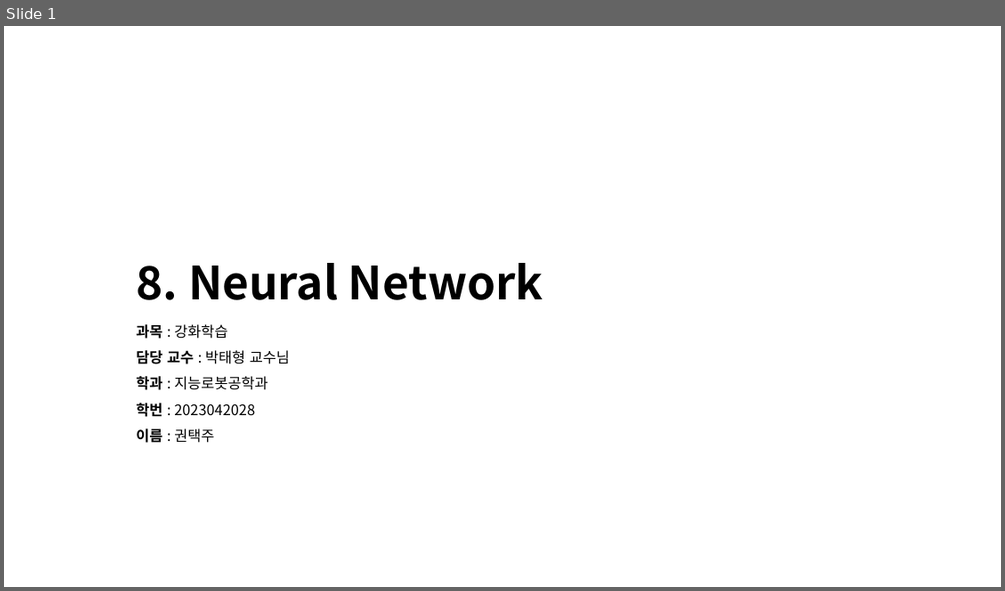
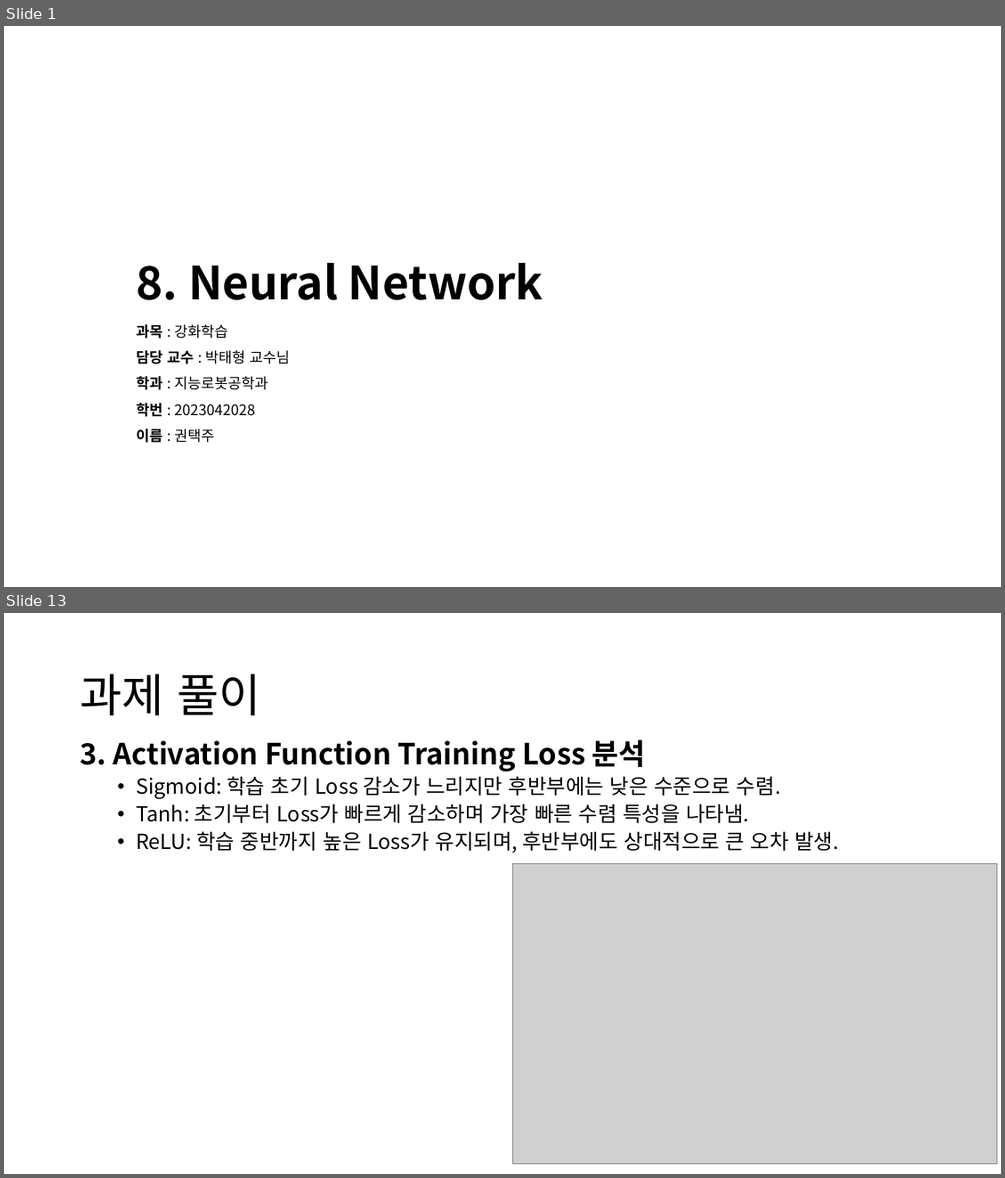
Before and after one commit to KweonTJ/Reinforcement_Learning, a slide deck: 8. Neural Network/8. Neural Network.pptx. Shown one above the other, each under a label of ours: slide 1 before the commit, slides 1 and 13 after it; the slides between them are not shown. The pictures are 1005x591 and 1005x1178 pixels, drawn with LibreOffice and Linux fonts; fonts in the diff are those of the drawing; grey boxes stand for pictures; background and template pictures are left out. Boxes give left, top, right and bottom in pixels: in the first picture for what was removed or moved away, otherwise in the second. Text is boxed around its words. In the diff, an @@ line names an element or a change of style, - is before the commit and + after.

```diff
--- a/8. Neural Network/8. Neural Network.pptx
+++ b/8. Neural Network/8. Neural Network.pptx
@@ slide 13 added at (x1=4, y1=613, x2=1001, y2=1174), background #FFFFFF @@
@@ title added at (x1=80, y1=674, x2=260, y2=715), 44 pt, text #000000 @@
+과제 풀이
@@ text added at (x1=80, y1=739, x2=839, y2=852), 20 pt, text #000000 @@
+3. Activation Function Training Loss 분석
+  • Sigmoid: 학습 초기 Loss 감소가 느리지만 후반부에는 낮은 수준으로 수렴.
+  • Tanh: 초기부터 Loss가 빠르게 감소하며 가장 빠른 수렴 특성을 나타냄.
+  • ReLU: 학습 중반까지 높은 Loss가 유지되며, 후반부에도 상대적으로 큰 오차 발생.
@@ picture added at (x1=512, y1=863, x2=997, y2=1164) @@
```
Also in this commit, not shown: 4 slides changed, 19 other slides added, 7 slides removed, 3 other files.
